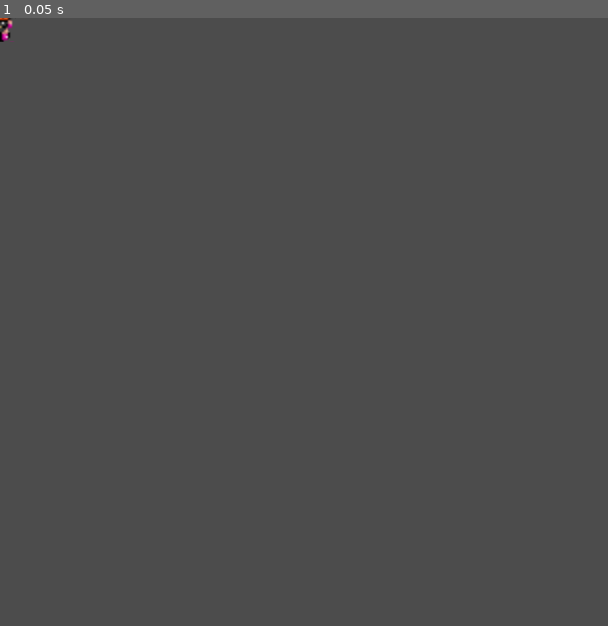
Above: before the commit, frame 1.
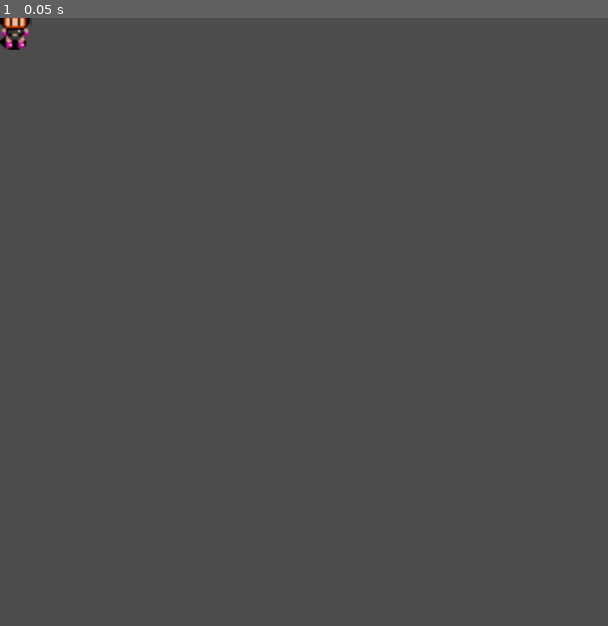
Above: after the commit, the same moment.

Repository: congdanh2504/Bomberman-Client
Game: Godot game, scene res://scenes/Player.tscn
Same seed, same stepped clock (60 frames per second), same inputs: the game is played once before the commit and once after it. This scene is started directly instead of the project's main scene.
Inputs:
- Up to frame 1 (0.05 s): no input

The runs differ from the first frame. In frame 1, 0.2% of the frame differs, in the area x 0-5%, y 0-6%.

Commit message:
add bomb

Diff:
--- a/project.godot
+++ b/project.godot
@@ -18,6 +18,8 @@
 
 Global="*res://scripts/Global.gd"
 Networking="*res://scripts/Networking.gd"
+Map="*res://scripts/Map.gd"
+Stats="*res://scripts/Stats.gd"
 
 [display]
 
@@ -56,6 +58,14 @@
 "svg/scale": 1.0
 }
 
+[input]
+
+drop_bomb={
+"deadzone": 0.5,
+"events": [ Object(InputEventKey,"resource_local_to_scene":false,"resource_name":"","device":0,"alt":false,"shift":false,"control":false,"meta":false,"command":false,"pressed":false,"scancode":16777221,"physical_scancode":0,"unicode":0,"echo":false,"script":null)
+ ]
+}
+
 [physics]
 
 common/enable_pause_aware_picking=true
--- a/scenes/Block.tscn
+++ b/scenes/Block.tscn
@@ -10,10 +10,13 @@
 
 [node name="rock" type="Sprite" parent="."]
 texture = ExtResource( 2 )
+centered = false
 
 [node name="groundShadow" type="Sprite" parent="."]
 position = Vector2( 0, 16 )
 texture = ExtResource( 1 )
+centered = false
 
 [node name="CollisionShape2D" type="CollisionShape2D" parent="."]
+position = Vector2( 8, 8 )
 shape = SubResource( 1 )
--- /dev/null
+++ b/scenes/Bomb.tscn
@@ -0,0 +1,57 @@
+[gd_scene load_steps=9 format=2]
+
+[ext_resource path="res://assets/image/Bomb.png" type="Texture" id=1]
+[ext_resource path="res://scripts/Bomb.gd" type="Script" id=2]
+
+[sub_resource type="AtlasTexture" id=1]
+flags = 4
+atlas = ExtResource( 1 )
+region = Rect2( 0, 0, 16, 16 )
+
+[sub_resource type="AtlasTexture" id=2]
+flags = 4
+atlas = ExtResource( 1 )
+region = Rect2( 16, 0, 16, 16 )
+
+[sub_resource type="AtlasTexture" id=3]
+flags = 4
+atlas = ExtResource( 1 )
+region = Rect2( 32, 0, 16, 16 )
+
+[sub_resource type="AtlasTexture" id=4]
+flags = 4
+atlas = ExtResource( 1 )
+region = Rect2( 48, 0, 16, 16 )
+
+[sub_resource type="SpriteFrames" id=5]
+animations = [ {
+"frames": [ SubResource( 1 ), SubResource( 2 ), SubResource( 3 ), SubResource( 4 ) ],
+"loop": true,
+"name": "idle",
+"speed": 5.0
+} ]
+
+[sub_resource type="CircleShape2D" id=6]
+radius = 8.0
+
+[node name="Bomb" type="StaticBody2D"]
+script = ExtResource( 2 )
+
+[node name="Sprite" type="AnimatedSprite" parent="."]
+frames = SubResource( 5 )
+animation = "idle"
+centered = false
+
+[node name="CollisionShape2D" type="CollisionShape2D" parent="."]
+position = Vector2( 8, 8 )
+shape = SubResource( 6 )
+
+[node name="GoOffTimer" type="Timer" parent="."]
+wait_time = 3.0
+one_shot = true
+
+[node name="ColliTimer" type="Timer" parent="."]
+one_shot = true
+
+[connection signal="timeout" from="GoOffTimer" to="." method="_on_GoOffTimer_timeout"]
+[connection signal="timeout" from="ColliTimer" to="." method="_on_ColliTimer_timeout"]
--- /dev/null
+++ b/scenes/Explosion.tscn
@@ -0,0 +1,228 @@
+[gd_scene load_steps=48 format=2]
+
+[ext_resource path="res://assets/image/ExplosionMiddle.png" type="Texture" id=1]
+[ext_resource path="res://assets/image/ExplosionStart.png" type="Texture" id=2]
+[ext_resource path="res://assets/image/ExplosionEnd.png" type="Texture" id=3]
+[ext_resource path="res://scripts/Explosion.gd" type="Script" id=4]
+[ext_resource path="res://assets/image/ExplosionMiddleHori.png" type="Texture" id=5]
+[ext_resource path="res://assets/image/ExplosionEndHori.png" type="Texture" id=6]
+
+[sub_resource type="AtlasTexture" id=26]
+atlas = ExtResource( 6 )
+region = Rect2( 0, 0, 16, 16 )
+
+[sub_resource type="AtlasTexture" id=27]
+atlas = ExtResource( 6 )
+region = Rect2( 0, 16, 16, 16 )
+
+[sub_resource type="AtlasTexture" id=28]
+atlas = ExtResource( 6 )
+region = Rect2( 0, 32, 16, 16 )
+
+[sub_resource type="AtlasTexture" id=29]
+atlas = ExtResource( 6 )
+region = Rect2( 0, 48, 16, 16 )
+
+[sub_resource type="AtlasTexture" id=30]
+atlas = ExtResource( 6 )
+region = Rect2( 0, 64, 16, 16 )
+
+[sub_resource type="AtlasTexture" id=31]
+atlas = ExtResource( 6 )
+region = Rect2( 0, 80, 16, 16 )
+
+[sub_resource type="AtlasTexture" id=32]
+atlas = ExtResource( 6 )
+region = Rect2( 0, 96, 16, 16 )
+
+[sub_resource type="AtlasTexture" id=33]
+atlas = ExtResource( 6 )
+region = Rect2( 0, 112, 16, 16 )
+
+[sub_resource type="AtlasTexture" id=1]
+flags = 4
+atlas = ExtResource( 3 )
+region = Rect2( 0, 0, 16, 16 )
+
+[sub_resource type="AtlasTexture" id=2]
+flags = 4
+atlas = ExtResource( 3 )
+region = Rect2( 16, 0, 16, 16 )
+
+[sub_resource type="AtlasTexture" id=3]
+flags = 4
+atlas = ExtResource( 3 )
+region = Rect2( 32, 0, 16, 16 )
+
+[sub_resource type="AtlasTexture" id=4]
+flags = 4
+atlas = ExtResource( 3 )
+region = Rect2( 48, 0, 16, 16 )
+
+[sub_resource type="AtlasTexture" id=5]
+flags = 4
+atlas = ExtResource( 3 )
+region = Rect2( 64, 0, 16, 16 )
+
+[sub_resource type="AtlasTexture" id=6]
+flags = 4
+atlas = ExtResource( 3 )
+region = Rect2( 80, 0, 16, 16 )
+
+[sub_resource type="AtlasTexture" id=7]
+flags = 4
+atlas = ExtResource( 3 )
+region = Rect2( 96, 0, 16, 16 )
+
+[sub_resource type="AtlasTexture" id=8]
+flags = 4
+atlas = ExtResource( 3 )
+region = Rect2( 112, 0, 16, 16 )
+
+[sub_resource type="AtlasTexture" id=34]
+atlas = ExtResource( 5 )
+region = Rect2( 0, 0, 16, 16 )
+
+[sub_resource type="AtlasTexture" id=35]
+atlas = ExtResource( 5 )
+region = Rect2( 0, 16, 16, 16 )
+
+[sub_resource type="AtlasTexture" id=36]
+atlas = ExtResource( 5 )
+region = Rect2( 0, 32, 16, 16 )
+
+[sub_resource type="AtlasTexture" id=37]
+atlas = ExtResource( 5 )
+region = Rect2( 0, 48, 16, 16 )
+
+[sub_resource type="AtlasTexture" id=38]
+atlas = ExtResource( 5 )
+region = Rect2( 0, 64, 16, 16 )
+
+[sub_resource type="AtlasTexture" id=39]
+atlas = ExtResource( 5 )
+region = Rect2( 0, 80, 16, 16 )
+
+[sub_resource type="AtlasTexture" id=40]
+atlas = ExtResource( 5 )
+region = Rect2( 0, 96, 16, 16 )
+
+[sub_resource type="AtlasTexture" id=41]
+atlas = ExtResource( 5 )
+region = Rect2( 0, 112, 16, 16 )
+
+[sub_resource type="AtlasTexture" id=9]
+flags = 4
+atlas = ExtResource( 1 )
+region = Rect2( 0, 0, 16, 16 )
+
+[sub_resource type="AtlasTexture" id=10]
+flags = 4
+atlas = ExtResource( 1 )
+region = Rect2( 16, 0, 16, 16 )
+
+[sub_resource type="AtlasTexture" id=11]
+flags = 4
+atlas = ExtResource( 1 )
+region = Rect2( 32, 0, 16, 16 )
+
+[sub_resource type="AtlasTexture" id=12]
+flags = 4
+atlas = ExtResource( 1 )
+region = Rect2( 48, 0, 16, 16 )
+
+[sub_resource type="AtlasTexture" id=13]
+flags = 4
+atlas = ExtResource( 1 )
+region = Rect2( 64, 0, 16, 16 )
+
+[sub_resource type="AtlasTexture" id=14]
+flags = 4
+atlas = ExtResource( 1 )
+region = Rect2( 80, 0, 16, 16 )
+
+[sub_resource type="AtlasTexture" id=15]
+flags = 4
+atlas = ExtResource( 1 )
+region = Rect2( 96, 0, 16, 16 )
+
+[sub_resource type="AtlasTexture" id=16]
+flags = 4
+atlas = ExtResource( 1 )
+region = Rect2( 112, 0, 16, 16 )
+
+[sub_resource type="AtlasTexture" id=17]
+flags = 4
+atlas = ExtResource( 2 )
+region = Rect2( 0, 0, 16, 16 )
+
+[sub_resource type="AtlasTexture" id=18]
+flags = 4
+atlas = ExtResource( 2 )
+region = Rect2( 16, 0, 16, 16 )
+
+[sub_resource type="AtlasTexture" id=19]
+flags = 4
+atlas = ExtResource( 2 )
+region = Rect2( 32, 0, 16, 16 )
+
+[sub_resource type="AtlasTexture" id=20]
+flags = 4
+atlas = ExtResource( 2 )
+region = Rect2( 48, 0, 16, 16 )
+
+[sub_resource type="AtlasTexture" id=21]
+flags = 4
+atlas = ExtResource( 2 )
+region = Rect2( 64, 0, 16, 16 )
+
+[sub_resource type="AtlasTexture" id=22]
+flags = 4
+atlas = ExtResource( 2 )
+region = Rect2( 80, 0, 16, 16 )
+
+[sub_resource type="AtlasTexture" id=23]
+flags = 4
+atlas = ExtResource( 2 )
+region = Rect2( 96, 0, 16, 16 )
+
+[sub_resource type="AtlasTexture" id=24]
+flags = 4
+atlas = ExtResource( 2 )
+region = Rect2( 112, 0, 16, 16 )
+
+[sub_resource type="SpriteFrames" id=25]
+animations = [ {
+"frames": [ SubResource( 26 ), SubResource( 27 ), SubResource( 28 ), SubResource( 29 ), SubResource( 30 ), SubResource( 31 ), SubResource( 32 ), SubResource( 33 ) ],
+"loop": true,
+"name": "end_hori",
+"speed": 15.0
+}, {
+"frames": [ SubResource( 1 ), SubResource( 2 ), SubResource( 3 ), SubResource( 4 ), SubResource( 5 ), SubResource( 6 ), SubResource( 7 ), SubResource( 8 ) ],
+"loop": true,
+"name": "end_ver",
+"speed": 15.0
+}, {
+"frames": [ SubResource( 34 ), SubResource( 35 ), SubResource( 36 ), SubResource( 37 ), SubResource( 38 ), SubResource( 39 ), SubResource( 40 ), SubResource( 41 ) ],
+"loop": true,
+"name": "mid_hori",
+"speed": 15.0
+}, {
+"frames": [ SubResource( 9 ), SubResource( 10 ), SubResource( 11 ), SubResource( 12 ), SubResource( 13 ), SubResource( 14 ), SubResource( 15 ), SubResource( 16 ) ],
+"loop": true,
+"name": "mid_ver",
+"speed": 15.0
+}, {
+"frames": [ SubResource( 17 ), SubResource( 18 ), SubResource( 19 ), SubResource( 20 ), SubResource( 21 ), SubResource( 22 ), SubResource( 23 ), SubResource( 24 ) ],
+"loop": true,
+"name": "start",
+"speed": 15.0
+} ]
+
+[node name="AnimatedSprite" type="AnimatedSprite"]
+frames = SubResource( 25 )
+animation = "start"
+centered = false
+script = ExtResource( 4 )
+
+[connection signal="animation_finished" from="." to="." method="_on_AnimatedSprite_animation_finished"]
--- a/scenes/Game.tscn
+++ b/scenes/Game.tscn
@@ -15,3 +15,5 @@
 [node name="YSort" type="YSort" parent="."]
 
 [node name="Players" type="YSort" parent="YSort"]
+
+[node name="Bombs" type="YSort" parent="YSort"]
--- a/scenes/Player.tscn
+++ b/scenes/Player.tscn
@@ -725,8 +725,10 @@
 animation = "die_3"
 frame = 5
 playing = true
+centered = false
+offset = Vector2( 0, -8 )
 
 [node name="CollisionShape2D" type="CollisionShape2D" parent="."]
-position = Vector2( 0, 6 )
-scale = Vector2( 0.5, 0.5 )
+position = Vector2( 8, 8 )
+scale = Vector2( 0.7, 0.7 )
 shape = SubResource( 28 )
--- a/scenes/Stone.tscn
+++ b/scenes/Stone.tscn
@@ -1,15 +1,72 @@
-[gd_scene load_steps=3 format=2]
+[gd_scene load_steps=13 format=2]
 
 [ext_resource path="res://assets/image/Brick.png" type="Texture" id=1]
+[ext_resource path="res://assets/image/BrickDestroy.png" type="Texture" id=2]
+[ext_resource path="res://scripts/Stone.gd" type="Script" id=3]
+
+[sub_resource type="AtlasTexture" id=2]
+flags = 4
+atlas = ExtResource( 2 )
+region = Rect2( 0, 0, 16, 16 )
+
+[sub_resource type="AtlasTexture" id=3]
+flags = 4
+atlas = ExtResource( 2 )
+region = Rect2( 16, 0, 16, 16 )
+
+[sub_resource type="AtlasTexture" id=4]
+flags = 4
+atlas = ExtResource( 2 )
+region = Rect2( 32, 0, 16, 16 )
+
+[sub_resource type="AtlasTexture" id=5]
+flags = 4
+atlas = ExtResource( 2 )
+region = Rect2( 48, 0, 16, 16 )
+
+[sub_resource type="AtlasTexture" id=6]
+flags = 4
+atlas = ExtResource( 2 )
+region = Rect2( 64, 0, 16, 16 )
+
+[sub_resource type="AtlasTexture" id=7]
+flags = 4
+atlas = ExtResource( 2 )
+region = Rect2( 80, 0, 16, 16 )
+
+[sub_resource type="AtlasTexture" id=8]
+flags = 4
+atlas = ExtResource( 2 )
+region = Rect2( 96, 0, 16, 16 )
+
+[sub_resource type="SpriteFrames" id=9]
+animations = [ {
+"frames": [ SubResource( 2 ), SubResource( 3 ), SubResource( 4 ), SubResource( 5 ), SubResource( 6 ), SubResource( 7 ), SubResource( 8 ) ],
+"loop": false,
+"name": "destroy",
+"speed": 15.0
+}, {
+"frames": [ ExtResource( 1 ) ],
+"loop": true,
+"name": "idle",
+"speed": 5.0
+} ]
 
 [sub_resource type="RectangleShape2D" id=1]
 extents = Vector2( 8, 8 )
 
 [node name="Stone" type="StaticBody2D"]
+script = ExtResource( 3 )
 
-[node name="Sprite" type="Sprite" parent="."]
-texture = ExtResource( 1 )
+[node name="Sprite" type="AnimatedSprite" parent="."]
+frames = SubResource( 9 )
+animation = "destroy"
+frame = 6
+playing = true
+centered = false
 
 [node name="CollisionShape2D" type="CollisionShape2D" parent="."]
-scale = Vector2( 0.998775, 1 )
+position = Vector2( 8, 8 )
 shape = SubResource( 1 )
+
+[connection signal="animation_finished" from="Sprite" to="." method="_on_Sprite_animation_finished"]
--- /dev/null
+++ b/scripts/Bomb.gd
@@ -0,0 +1,24 @@
+extends StaticBody2D
+
+onready var animation = $Sprite
+onready var collision = $CollisionShape2D
+onready var goOff = $GoOffTimer
+onready var colli = $ColliTimer
+signal go_off(x, y)
+
+
+func _ready():
+	collision.disabled = true
+	animation.play("idle")
+	goOff.start()
+	colli.start()
+
+
+func _on_GoOffTimer_timeout():
+	emit_signal("go_off", position.x, position.y)
+	Stats.increase_bomb_num()
+	queue_free()
+
+
+func _on_ColliTimer_timeout():
+	collision.disabled = false
--- /dev/null
+++ b/scripts/Explosion.gd
@@ -0,0 +1,16 @@
+extends AnimatedSprite
+
+
+# Declare member variables here. Examples:
+# var a = 2
+# var b = "text"
+
+
+# Called when the node enters the scene tree for the first time.
+func _ready():
+	pass # Replace with function body.
+
+
+
+func _on_AnimatedSprite_animation_finished():
+	queue_free()
--- a/scripts/Game.gd
+++ b/scripts/Game.gd
@@ -3,8 +3,14 @@
 var Block = preload("res://scenes/Block.tscn")
 var Stone = preload("res://scenes/Stone.tscn")
 var Player = preload("res://scenes/Player.tscn")
+var Bomb = preload("res://scenes/Bomb.tscn")
+var Explosion = preload("res://scenes/Explosion.tscn")
+const BLOCK = 1
+const STONE = 2
+const BLOCK_SIZE = 16
 onready var playersNode = $YSort/Players
 onready var ysort = $YSort
+onready var bombs = $YSort/Bombs
 var rng = RandomNumberGenerator.new()
 
 func new_block(x, y):
@@ -15,22 +21,38 @@
 
 
 func new_stone(x, y):
-	var store = Stone.instance()
-	store.position.x = x
-	store.position.y = y
-	return store
+	var stone = Stone.instance()
+	stone.position.x = x
+	stone.position.y = y
+	Map.set_value_stone(x/BLOCK_SIZE, y/BLOCK_SIZE, stone)
+	return stone
 
 
 func _ready():
 	rng.randomize()
+#	var activePlayer = playersNode.get_child(0)
+	Networking.connect("drop_bomb", self, "_drop_bomb")
 	Networking.connect("update_pos", self, "_update_pos")
 
-	for i in range(24, 300, 32):
-		for j in range(24, 300, 32):
+	for i in range(BLOCK_SIZE, 300, 32):
+		for j in range(BLOCK_SIZE, 300, 32):
 			ysort.add_child(new_block(j, i))
+			Map.set_value(j/BLOCK_SIZE, i/BLOCK_SIZE, BLOCK)
+
+	# For test
+#	var rng = RandomNumberGenerator.new()
+#	for i in range(BLOCK_SIZE, 284, BLOCK_SIZE):
+#		for j in range(BLOCK_SIZE, 284, BLOCK_SIZE):
+#			if (i - BLOCK_SIZE)% 32 == 0 and (j-BLOCK_SIZE)%32 == 0: continue
+#			rng.randomize()
+#			var rand = rng.randi_range(0, 10)
+#			if rand > 3:
+#				ysort.add_child(new_stone(j, i))
+#				Map.set_value(j/BLOCK_SIZE, i/BLOCK_SIZE, STONE)
 
 	var stones = Global.get_stones()
 	for i in range(0, len(stones)):
+		Map.set_value(stones[i].x/BLOCK_SIZE, stones[i].y/BLOCK_SIZE, STONE)
 		ysort.add_child(new_stone(stones[i].x, stones[i].y))
 
 	var players = Global.get_players()
@@ -39,8 +61,133 @@
 		new_player.update_pos(player.pos.x, player.pos.y)
 		new_player.active = player.active
 		new_player.id = player.id
-#		print(new_player)
 		playersNode.add_child(new_player)
+
+func _go_off(x, y):
+	var exlosion = Explosion.instance()
+	exlosion.play("start")
+	exlosion.position.x = x
+	exlosion.position.y = y
+	add_child(exlosion)
+
+	var index_x = x/BLOCK_SIZE
+	var index_y = y/BLOCK_SIZE
+
+	for i in range(1, Stats.get_bomb_range()+1):
+		var new_x = x + i*BLOCK_SIZE
+		var new_y = y
+		if invalid_position(new_x, new_y):
+			break
+		if Map.get_map()[new_x/BLOCK_SIZE][new_y/BLOCK_SIZE] == 0:
+			var exlosionRight = Explosion.instance()
+			if i == Stats.get_bomb_range():
+				exlosionRight.play("end_ver")
+			else:
+				exlosionRight.play("mid_ver")
+
+			exlosionRight.position.x = new_x
+			exlosionRight.position.y = new_y
+			add_child(exlosionRight)
+		elif Map.get_map()[new_x/BLOCK_SIZE][new_y/BLOCK_SIZE] == 2:
+			Map.get_map_stone()[new_x/BLOCK_SIZE][new_y/BLOCK_SIZE].destroy()
+			Map.set_value(new_x/BLOCK_SIZE, new_y/BLOCK_SIZE, 0)
+			break
+		else:
+			break
+
+	for i in range(1, Stats.get_bomb_range()+1):
+		var new_x = x - i*BLOCK_SIZE
+		var new_y = y
+		if invalid_position(new_x, new_y):
+			break
+		if Map.get_map()[new_x/BLOCK_SIZE][new_y/BLOCK_SIZE] == 0:
+			var exlosionLeft = Explosion.instance()
+			if i == Stats.get_bomb_range():
+				exlosionLeft.play("end_ver")
+				exlosionLeft.flip_h = true
+			else:
+				exlosionLeft.play("mid_ver")
+
+			exlosionLeft.position.x = new_x
+			exlosionLeft.position.y = new_y
+			add_child(exlosionLeft)
+		elif Map.get_map()[new_x/BLOCK_SIZE][new_y/BLOCK_SIZE] == 2:
+			Map.get_map_stone()[new_x/BLOCK_SIZE][new_y/BLOCK_SIZE].destroy()
+			Map.set_value(new_x/BLOCK_SIZE, new_y/BLOCK_SIZE, 0)
+			break
+		else:
+			break
+
+	for i in range(1, Stats.get_bomb_range()+1):
+		var new_x = x
+		var new_y = y + i*BLOCK_SIZE
+		if invalid_position(new_x, new_y):
+			break
+		if Map.get_map()[new_x/BLOCK_SIZE][new_y/BLOCK_SIZE] == 0:
+			var exlosionUp = Explosion.instance()
+			if i == Stats.get_bomb_range():
+				exlosionUp.play("end_hori")
+				exlosionUp.flip_v = true
+			else:
+				exlosionUp.play("mid_hori")
+
+			exlosionUp.position.x = new_x
+			exlosionUp.position.y = new_y
+			add_child(exlosionUp)
+		elif Map.get_map()[new_x/BLOCK_SIZE][new_y/BLOCK_SIZE] == 2:
+			Map.get_map_stone()[new_x/BLOCK_SIZE][new_y/BLOCK_SIZE].destroy()
+			Map.set_value(new_x/BLOCK_SIZE, new_y/BLOCK_SIZE, 0)
+			break
+		else:
+			break
+
+	for i in range(1, Stats.get_bomb_range()+1):
+		var new_x = x
+		var new_y = y - i*BLOCK_SIZE
+		if invalid_position(new_x, new_y):
+			break
+		if Map.get_map()[new_x/BLOCK_SIZE][new_y/BLOCK_SIZE] == 0:
+			var exlosionDown = Explosion.instance()
+			if i == Stats.get_bomb_range():
+				exlosionDown.play("end_hori")
+			else:
+				exlosionDown.play("mid_hori")
+			exlosionDown.position.x = new_x
+			exlosionDown.position.y = new_y
+			add_child(exlosionDown)
+		elif Map.get_map()[new_x/BLOCK_SIZE][new_y/BLOCK_SIZE] == 2:
+			Map.get_map_stone()[new_x/BLOCK_SIZE][new_y/BLOCK_SIZE].destroy()
+			Map.set_value(new_x/BLOCK_SIZE, new_y/BLOCK_SIZE, 0)
+			break
+		else:
+			break
+
+func invalid_position(x, y):
+	return x/BLOCK_SIZE >= 19 or y/BLOCK_SIZE >= 19 or x/BLOCK_SIZE < 0 or y/BLOCK_SIZE < 0
+
+func _drop_bomb(x, y):
+	var bomb = Bomb.instance()
+	x = int(x)
+	y = int(y)
+	if x % BLOCK_SIZE != 0:
+		if x % BLOCK_SIZE <= 8:
+			x -= x % BLOCK_SIZE
+		else:
+			x += BLOCK_SIZE- x%BLOCK_SIZE
+
+	if y % BLOCK_SIZE != 0:
+		if y % BLOCK_SIZE <= 8:
+			y -= y % BLOCK_SIZE
+		else:
+			y += BLOCK_SIZE- y%BLOCK_SIZE
+
+	if x > 298:
+		x -= BLOCK_SIZE
+	if y > 298:
+		y -= BLOCK_SIZE
+	bomb.position = Vector2(x, y)
+	bombs.add_child(bomb)
+	bomb.connect("go_off", self, "_go_off")
 
 
 func _update_pos(id, x, y, animation):
--- /dev/null
+++ b/scripts/Map.gd
@@ -0,0 +1,31 @@
+extends Node
+
+var map = []
+var mapStone = []
+
+func _ready():
+	reset()
+
+func reset():
+	mapStone = []
+	for i in range(19):
+		mapStone.append([])
+		for j in range(19):
+			mapStone[i].append(0)
+	map = []
+	for i in range(19):
+		map.append([])
+		for j in range(19):
+			map[i].append(0)
+
+func get_map():
+	return map
+
+func get_map_stone():
+	return mapStone
+
+func set_value_stone(x, y, v):
+	mapStone[x][y] = v
+
+func set_value(x, y, v):
+	map[x][y] = v
--- a/scripts/Networking.gd
+++ b/scripts/Networking.gd
@@ -8,6 +8,7 @@
 signal load_room(players)
 signal start_game(stones, players)
 signal update_pos(id, x, y, animation)
+signal drop_bomb(x, y)
 
 func ready():
 	self.connection()
@@ -67,6 +68,9 @@
 	if type == "updatePos":
 		emit_signal("update_pos", data.data.id, data.data.x, data.data.y, data.data.animation)
 
+	if type == "dropBomb":
+		emit_signal("drop_bomb", data.data.x, data.data.y)
+
 func createRoom():
 	ws.get_peer(1).put_var({
 		"type": 'OnCreateRoom'
@@ -109,5 +113,14 @@
 		}
 	})
 
+func drop_bomb(x, y):
+	ws.get_peer(1).put_var({
+		"type": 'onDropBomb',
+		"data": {
+			"x": x,
+			"y": y
+		}
+	})
+
 func log_out():
 	ws.disconnect_from_host()
--- a/scripts/Player.gd
+++ b/scripts/Player.gd
@@ -5,6 +5,7 @@
 export var id = 0
 var direction = "Down"
 export var active = false
+signal drop_bomb(x, y)
 
 func _ready():
 	screen_size = get_viewport_rect().size
@@ -23,6 +24,12 @@
 
 func movement():
 	var velocity = Vector2.ZERO
+
+	if Input.is_action_just_pressed("drop_bomb"):
+		if Stats.get_bomb_num() > 0:
+			Stats.decrease_bomb_num()
+			Networking.drop_bomb(position.x, position.y)
+
 
 	if Input.is_action_pressed("ui_right"):
 		velocity.x += 1
@@ -47,7 +54,7 @@
 		$AnimatedSprite.animation = "idle%s_%s" % [direction, id]
 
 	velocity = move_and_slide(velocity)
-	position.x = clamp(position.x, 0, screen_size.x)
-	position.y = clamp(position.y, 0, screen_size.y)
+	position.x = clamp(position.x, 0, screen_size.x - 14)
+	position.y = clamp(position.y, 0, screen_size.y - 14)
 
 	Networking.update_pos(id, position.x, position.y, $AnimatedSprite.animation, Global.get_roomname())
--- /dev/null
+++ b/scripts/Stats.gd
@@ -0,0 +1,23 @@
+extends Node
+
+
+var bomb_range = 2
+var bomb_num = 2
+
+func _ready():
+	pass # Replace with function body.
+
+func get_bomb_range():
+	return bomb_range
+
+func set_bomb_range(value):
+	bomb_range = value
+
+func get_bomb_num():
+	return bomb_num
+
+func decrease_bomb_num():
+	bomb_num -= 1
+
+func increase_bomb_num():
+	bomb_num += 1
--- /dev/null
+++ b/scripts/Stone.gd
@@ -0,0 +1,14 @@
+extends StaticBody2D
+
+
+onready var sprite = $Sprite
+
+func _ready():
+	sprite.play("idle")
+	sprite.stop()
+
+func _on_Sprite_animation_finished():
+	queue_free()
+
+func destroy():
+	sprite.play("destroy")
Binary file changed: assets/image/ExplosionEnd.png
Binary file added: assets/image/ExplosionEndHori.png
Not shown, added: assets/image/ExplosionEndHori.png.import
Binary file added: assets/image/ExplosionMiddleHori.png
Not shown, added: assets/image/ExplosionMiddleHori.png.import
